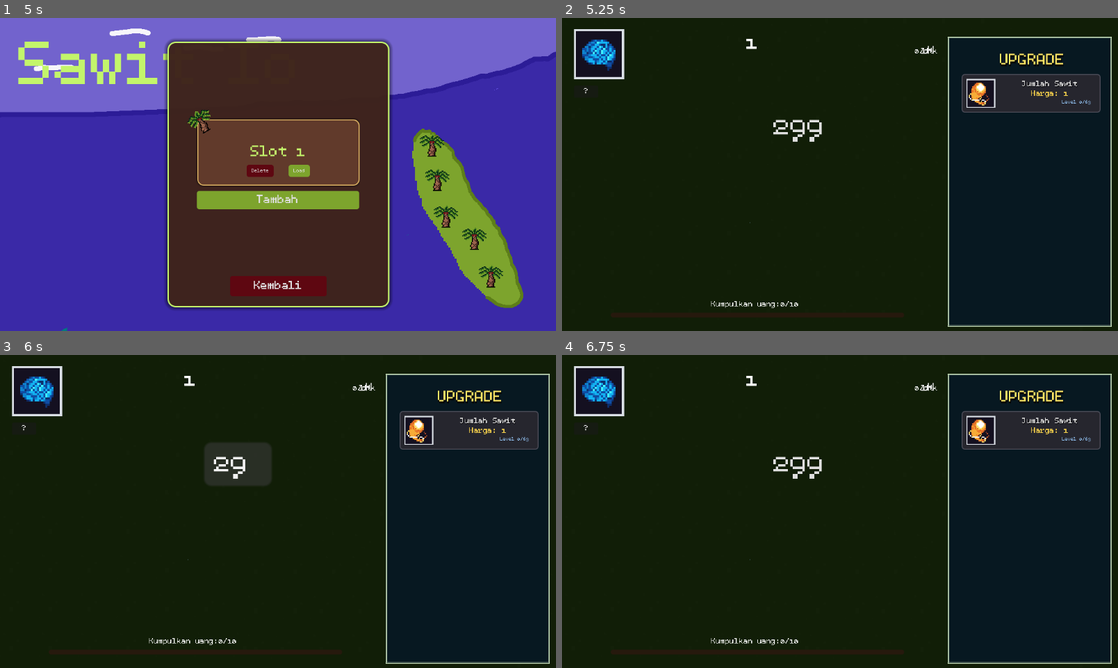
Above: before the commit, frames 1-4 (two rows, left to right).
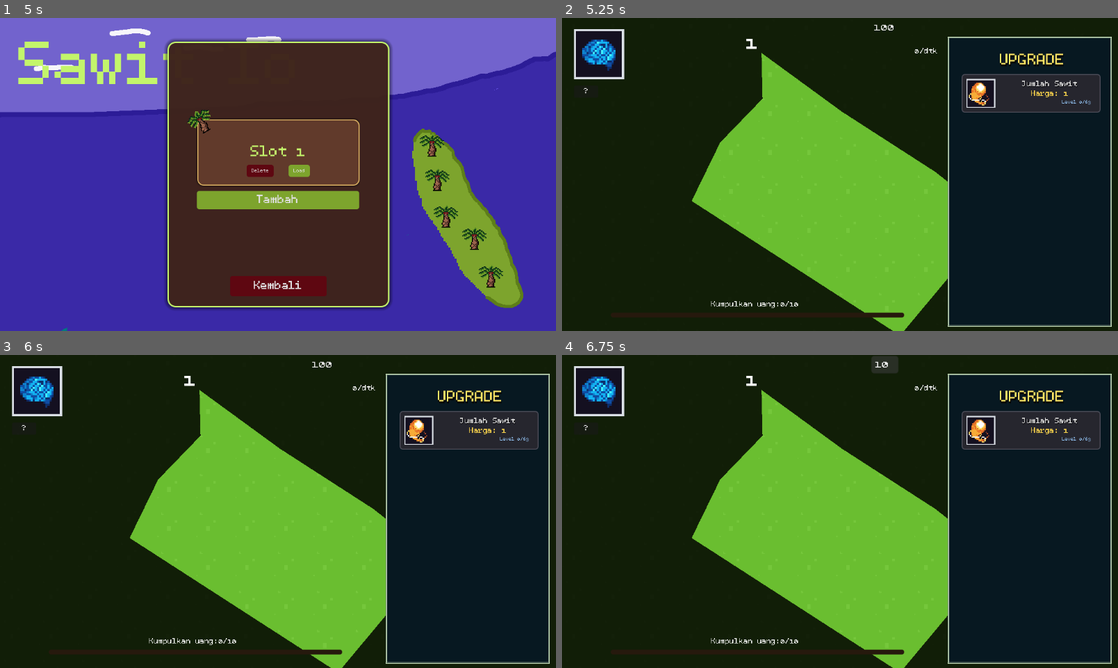
Above: after the commit, the same moments.

Repository: azizul987/Sawit-io
Game: Godot game, scene res://Scene/MainMenui.tscn
Two runs of this game, one before a commit and one after it. Both use one fixed random seed, a clock stepped at 60 frames per second and the inputs below. Sound files missing from this copy of the repository are replaced by a short silence.
Inputs (mouse positions are in pixels of both pictures, inside the frame that each line leads up to):
- Up to frame 1 (5 s): click "Mulai" at 0.5 s; click "Tambah" at 1.25 s; click "Kembali" at 2 s; click "Mulai" at 2.75 s; tap Enter at 3.5 s; drag from (489, 274) to (444, 215) at 3.52 s; drag from (472, 237) to (439, 180) at 4.27 s
- Up to frame 2 (5.25 s): click "Load" at 5 s
- Up to frame 3 (6 s): click (239, 464) at 5.75 s, where only the run before the commit has a clickable "299"
- Up to frame 4 (6.75 s): click (884, 364) at 6.5 s, where only the run after the commit has a clickable "100"

Frame 1 is identical in both runs. In frame 2, 22% of the frame differs, in the area x 23-70%, y 2-100%; in frame 3, 22%; in frame 4, 22%, in the area x 23-70%, y 0-100%.

Commit message:
err click effect when change state

Diff:
--- a/Logic/Data Templete/Data/ress/updatedatabase.tres
+++ b/Logic/Data Templete/Data/ress/updatedatabase.tres
@@ -69,12 +69,12 @@
 [sub_resource type="Resource" id="Resource_eskalasi"]
 script = ExtResource("2_own6j")
 upgrade_name = "Eskalasi Harga"
-description = "Menjalin kontrak dagang dengan Pabrik Kelapa Sawit (PKS). Mengatrol nilai jual pasaran buah sawitmu sebesar [color=yellow]+15%[/color] per tingkat!"
+description = "Menjalin kontrak dagang dengan Pabrik Kelapa Sawit (PKS). Mengatrol nilai jual pasaran buah sawitmu sebesar [color=yellow]+40%[/color] per tingkat!"
 price = 1500.0
 price_multiplier = 1.4
 icon = ExtResource("5_pupuk")
 effect_type = 1
-effect_value = 15.0
+effect_value = 40.0
 max_level = 50
 required_upgrade = SubResource("Resource_wlb")
 required_level = 2
@@ -88,6 +88,7 @@
 price_multiplier = 1.5
 icon = ExtResource("6_traktor")
 effect_type = 6
+effect_value = 2.0
 max_level = 25
 required_upgrade = SubResource("Resource_eskalasi")
 required_level = 3
@@ -96,12 +97,12 @@
 [sub_resource type="Resource" id="Resource_super"]
 script = ExtResource("2_own6j")
 upgrade_name = "Sawit Super"
-description = "Bioteknologi pupuk mukjizat! Memberikan peluang [color=yellow]5% Critical Chance[/color] setiap panen untuk memetik Sawit Emas bernilai [color=orange]10x LIPAT[/color]!"
+description = "Bioteknologi pupuk mukjizat! Memberikan peluang [color=yellow]10% Critical Chance[/color] setiap panen untuk memetik Sawit Emas bernilai [color=orange]10x LIPAT[/color]!"
 price = 15000.0
 price_multiplier = 1.6
 icon = ExtResource("3_sabit")
 effect_type = 7
-effect_value = 5.0
+effect_value = 10.0
 max_level = 20
 required_upgrade = SubResource("Resource_agregat")
 required_level = 2
--- a/Logic/object_For_skrip/sawit.tscn
+++ b/Logic/object_For_skrip/sawit.tscn
@@ -56,6 +56,3 @@
 [node name="CollisionShape2D" type="CollisionShape2D" parent="." unique_id=53657342]
 position = Vector2(-0.5, -12)
 shape = SubResource("CapsuleShape2D_sfyop")
-
-[node name="Klik Rd" type="Marker2D" parent="." unique_id=13019076]
-position = Vector2(-0.5, -11.5)
--- a/Logic/skrip/SaveManager.gd
+++ b/Logic/skrip/SaveManager.gd
@@ -42,7 +42,7 @@
 		"rebirth_point": 0,
 		"var idx_mision_now": 0,
 		"skill_tree_camera": {"x": 0.0, "y": 0.0, "z": 1.4},
-		"main_camera": {"x": 7347.983, "y": 8094.0, "z": 1.0},
+		"main_camera": {"x": 7508.0, "y": 8765.0, "z": 1.0},
 		"tipe_wilayah_terbuka": 2,
 		"tipe_wilayah": {"x": 0, "y": 0, "z": 1}
 	}
@@ -166,8 +166,8 @@
 		float(cam_data.get("z"))
 	)
 	var cam_data1=data.get("main_camera",{
-		"x":7347.983,
-		"y":8094.0,
+		"x":7508.0,
+		"y":8765.0,
 		"z":1
 	})
 	Point.main_tree_camera=Vector3(
--- a/Logic/skrip/sawit.gd
+++ b/Logic/skrip/sawit.gd
@@ -105,7 +105,7 @@
 
 func show_plus_effect(jumlah_poin: float, custom_pos: Vector2 = Vector2.INF) -> void:
 	var label := Label.new()
-
+	label.add_to_group("pointlabel")
 	label.text = "+%.1f" % jumlah_poin
 	label.z_index = 100
 	label.modulate = Color.from_hsv(
--- a/Scene/main.tscn
+++ b/Scene/main.tscn
@@ -20,7 +20,6 @@
 [ext_resource type="PackedScene" uid="uid://cxvneabfihjsg" path="res://Ui/skill_tree_ui.tscn" id="11_7y4ci"]
 [ext_resource type="Texture2D" uid="uid://defc75sp40v02" path="res://Asset/wilayah_open.png" id="11_wimqa"]
 [ext_resource type="PackedScene" uid="uid://bt3fmc0j87d68" path="res://Logic/object_For_skrip/button.tscn" id="12_mxd2g"]
-[ext_resource type="Shader" path="res://Scene/main.gdshader" id="28_wimqa"]
 [ext_resource type="Resource" uid="uid://d1a2b3c4d5e61" path="res://Logic/Data Templete/Data/ress/wilayah/riau.tres" id="30_riau"]
 [ext_resource type="Resource" uid="uid://dbk1ltwbk7q2o" path="res://Logic/Data Templete/Data/ress/wilayah/aceh.tres" id="31_aceh"]
 [ext_resource type="Resource" uid="uid://t6i0ny27kqco" path="res://Logic/Data Templete/Data/ress/wilayah/bengkulu.tres" id="32_bengkulu"]
@@ -30,11 +29,6 @@
 [ext_resource type="PackedScene" uid="uid://bo64klwetfcw" path="res://Scene/pause.tscn" id="pause_scene"]
 
 [sub_resource type="ShaderMaterial" id="ShaderMaterial_t372l"]
-shader = ExtResource("28_wimqa")
-shader_parameter/intensity = 0.0
-shader_parameter/base_water_color = Color(0.35255685, 0.55586404, 0.6599506, 1)
-shader_parameter/highlight_scale = 1.99000009126512
-shader_parameter/clarity = 0.65
 
 [node name="Main" type="Node2D" unique_id=457701414]
 y_sort_enabled = true
@@ -130,7 +124,6 @@
 texture_filter = 1
 texture_repeat = 2
 position = Vector2(-15.758724, -1.7891316)
-color = Color(0.16078432, 0.16078432, 0.16078432, 1)
 antialiased = true
 texture = ExtResource("11_wimqa")
 polygon = PackedVector2Array(1.2769, 13.0164, 3.2426, 8.9867, 6.1759, 5.9534, 6.0992, 2.7993, 5.399, 1.9992, 6.0992, 2.7993, 11.649, 6.8492, 18.1117, 11.0131, 21.4372, 13.641, 22.7686, 14.7205, 19.2808, 17.9865, 15.6775, 22.3038)
@@ -457,7 +450,7 @@
 antialiased = true
 
 [node name="Camera2D" type="Camera2D" parent="." unique_id=1589938649 node_paths=PackedStringArray("titik_kiri_atas", "titik_kanan_bawah")]
-position = Vector2(7347.9834, 8093.9995)
+position = Vector2(7508, 8765)
 zoom = Vector2(5, 5)
 script = ExtResource("6_ow1sv")
 batas_zoom_out = Array[float]([0.03, 0.25, 0.5])
--- a/Ui/Ui_Main.tscn
+++ b/Ui/Ui_Main.tscn
@@ -25,6 +25,8 @@
 anchors_preset = 15
 anchor_right = 1.0
 anchor_bottom = 1.0
+offset_left = 2.0
+offset_right = 2.0
 grow_horizontal = 2
 grow_vertical = 2
 mouse_filter = 2
@@ -125,6 +127,7 @@
 offset_bottom = 300.0
 grow_horizontal = 2
 grow_vertical = 2
+mouse_filter = 0
 texture = ExtResource("10_4a1h5")
 region_rect = Rect2(0, 0, 24, 24)
 patch_margin_left = 7
--- a/Ui/update_menu.gd
+++ b/Ui/update_menu.gd
@@ -140,8 +140,14 @@
 
 		if upgrade_data.upgrade_name == "Tingkat: Kabupaten":
 			map.eksekusi_naik_tingkat(1) # KABUPATEN
+			var la=get_tree().get_nodes_in_group("pointlabel")
+			for l in la:
+				l.queue_free()
 		elif upgrade_data.upgrade_name == "Tingkat: Provinsi":
 			map.eksekusi_naik_tingkat(0) # PROVINSI
+			var la=get_tree().get_nodes_in_group("pointlabel")
+			for l in la:
+				l.queue_free()
 
 	generate_upgrade_buttons()
 
Binary file changed: Asset/POCONG.ase
